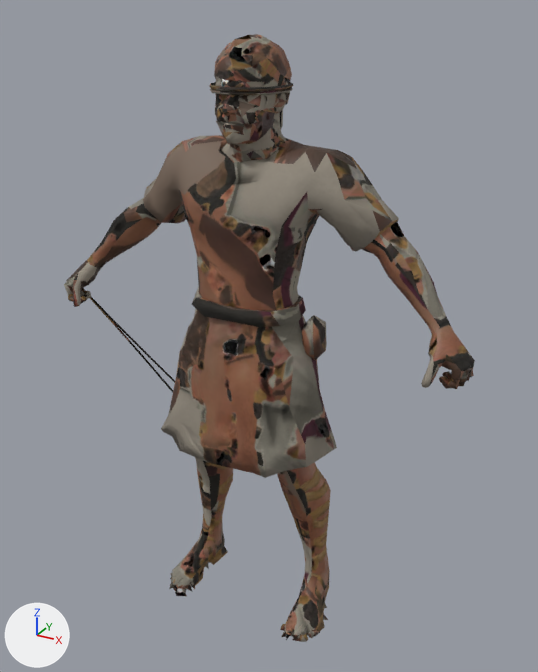
Renders of the glTF model public/battles/models/balearic-slinger.glb from each side of a commit.
Before and after are seen from a 50 mm lens placed at (0.944, -1.6, 1.703), pointed at (0.034, 0.054, 0.876). The axes (+X, +Y, +Z) are drawn at lower left. The lights are the same throughout. The older version comes first. Objects named as collision shapes, trigger or cutter boxes, shadow casters or lower levels of detail are left out. Vertices at exactly the same position are counted once.

The first picture shows 'LOD0'.
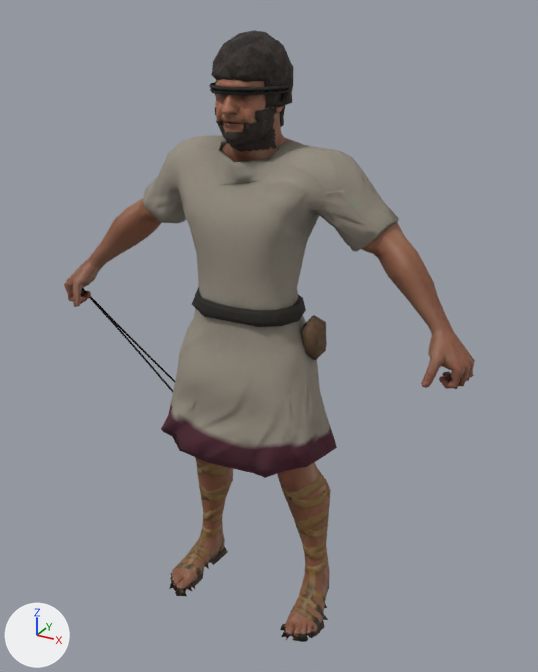
Pixel boxes (x1, y1, x2, y2) of what changed, in the pictures (538 x 672 px; the box of a moved part takes in the faces that stretch with it):
'LOD0', reshaped: before (64, 34, 475, 642); after (64, 30, 475, 642)
part 1 of me_lod0, moved or reshaped: before (214, 34, 292, 128); after (211, 30, 293, 127)
part 2 of me_lod0, surface changed: before (64, 78, 475, 642); after (64, 65, 475, 642)

What changed in the scene script:
```text
Change me_lod0:
    used by ob_lod0; location = (0.0, 0.0, 0.0)
    remove me_lod0.from_pydata(...)  # 3270 vertices, 5996 faces; spans x -0.61..0.61, y -0.15..0.17, z -0.01..1.65
    add me_lod0.from_pydata(...)  # 3262 vertices, 5997 faces; spans x -0.61..0.61, y -0.15..0.17, z -0.01..1.66
    me_lod0 part 1: 24 vertices moved from x -0.07..0.08, y -0.08..0.14, z 1.43..1.65 to x -0.07..0.09, y -0.08..0.14, z 1.43..1.65; 121 vertices removed from x -0.09..0.09, y -0.08..0.13, z 1.43..1.65; 113 vertices added at x -0.09..0.09, y -0.08..0.14, z 1.43..1.66
    me_lod0 part 2: 5580 kept faces spanning x -0.61..0.61, y -0.15..0.17, z -0.01..1.64 get new texture (UV) coordinates
```
